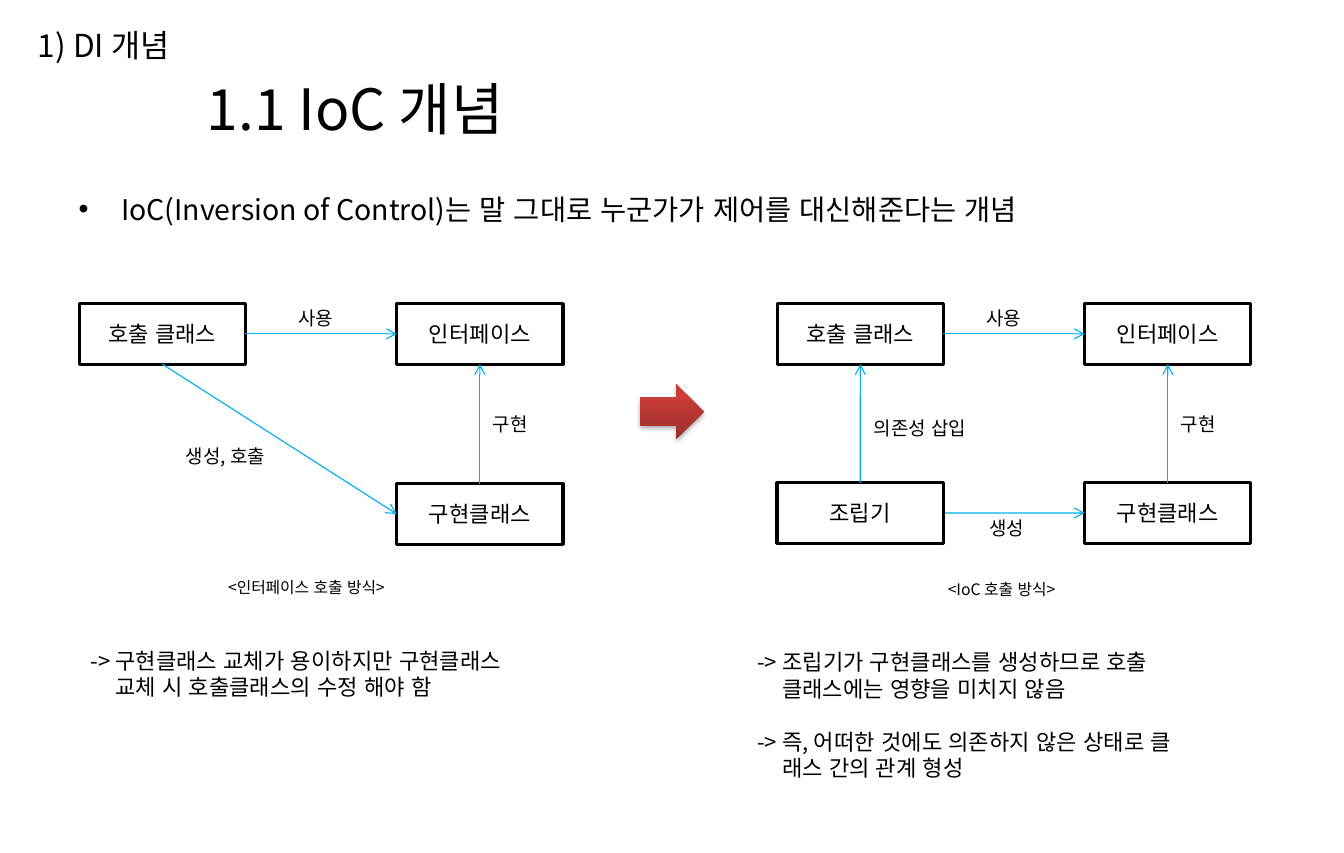
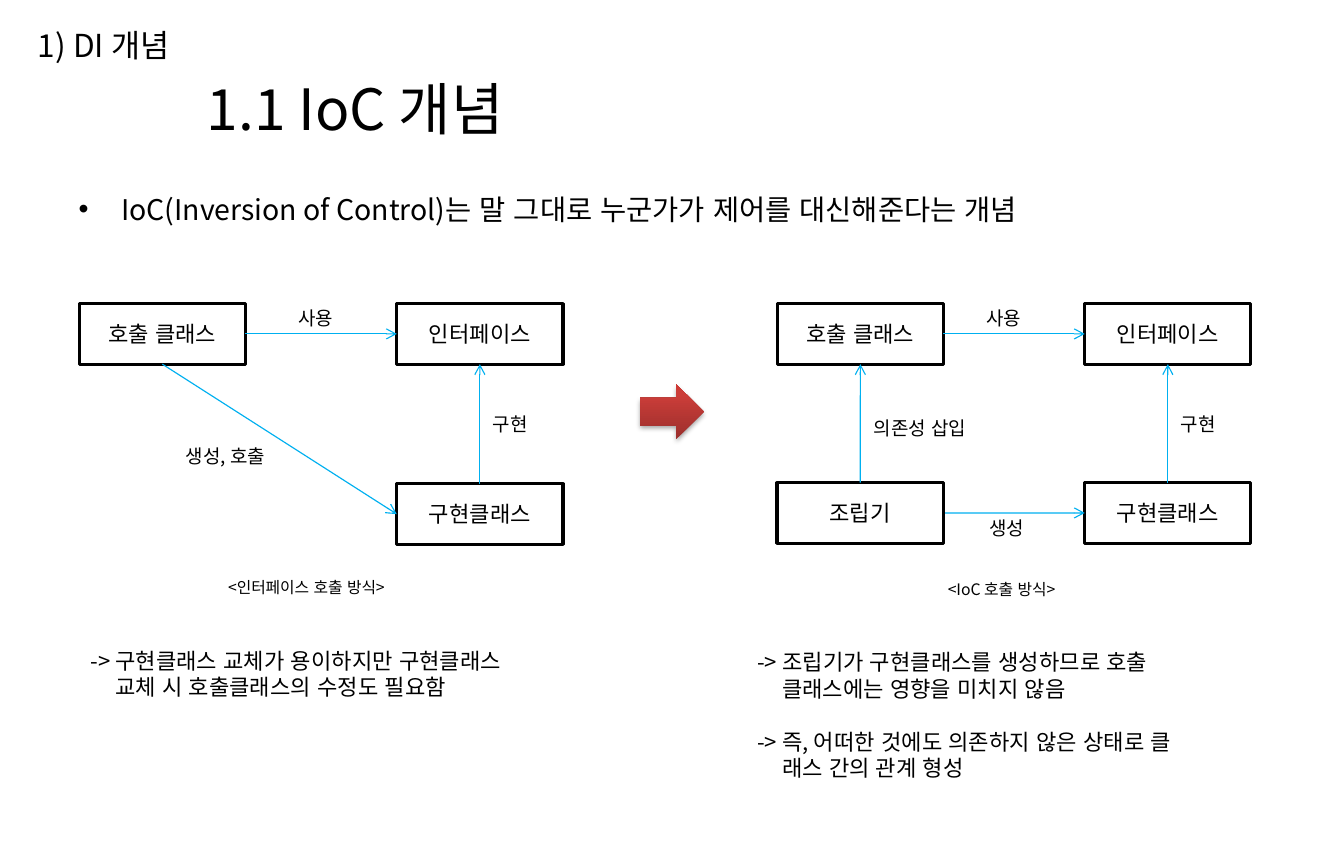
Before and after one commit to jshag90/TIL, a slide deck: slide 5 of 비정기 세미나/Spring 프레임워크 세미나.pptx. Drawn at 1344x853 pixels with LibreOffice and Linux fonts; fonts in the diff are those of the drawing. Boxes give left, top, right and bottom in pixels: in the first picture for what was removed or moved away, otherwise in the second. Text is boxed around its words. In the diff, an @@ line names an element or a change of style, - is before the commit and + after.

```diff
--- a/비정기 세미나/Spring 프레임워크 세미나.pptx
+++ b/비정기 세미나/Spring 프레임워크 세미나.pptx
@@ text at [115,650,501,697]: text changed @@
--> 구현클래스 교체가 용이하지만 구현클래스
-교체 시 호출클래스의 수정 해야 함
+-> 구현클래스 교체가 용이하지만 구현클래스
+교체 시 호출클래스의 수정도 필요함
```
Also in this commit, not shown: 1 other file.
